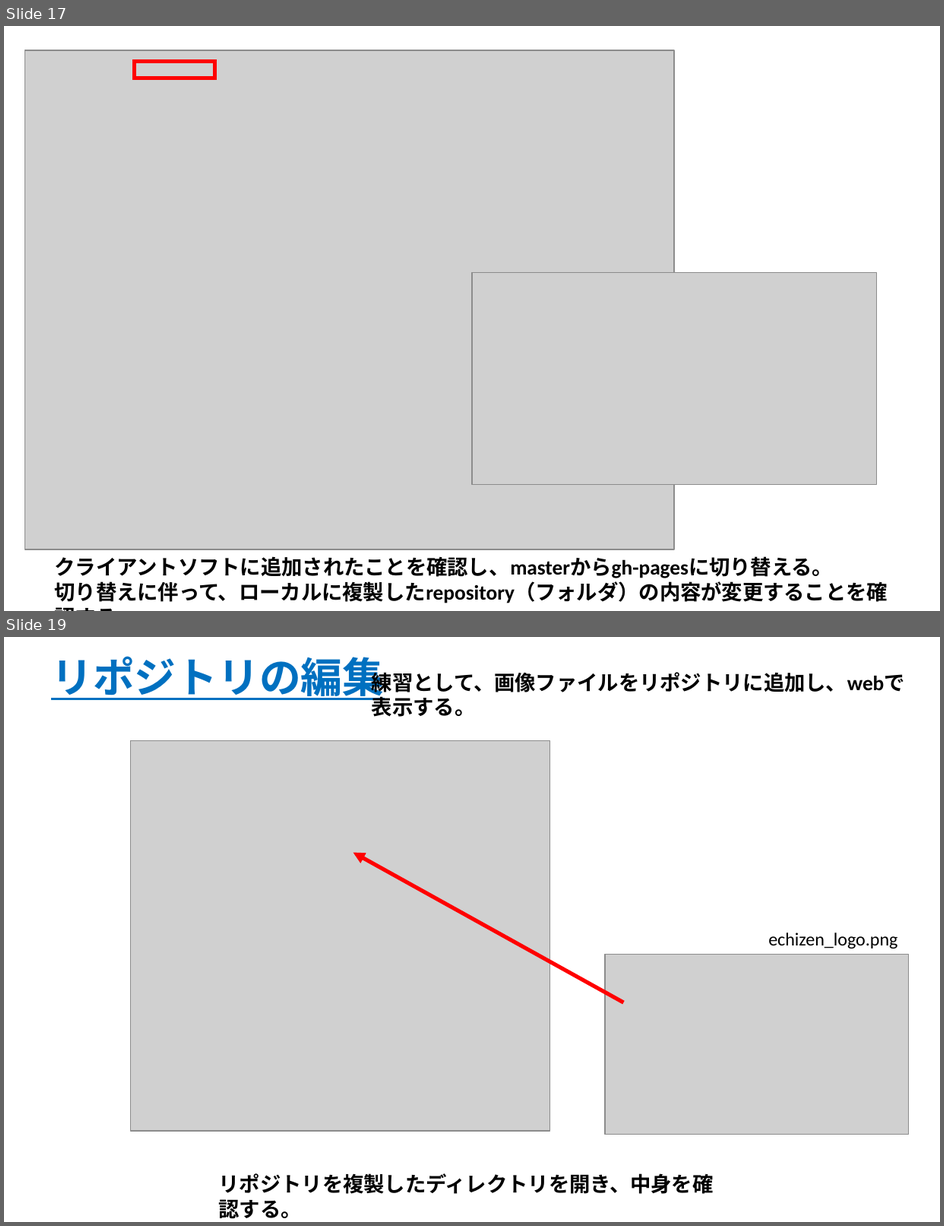
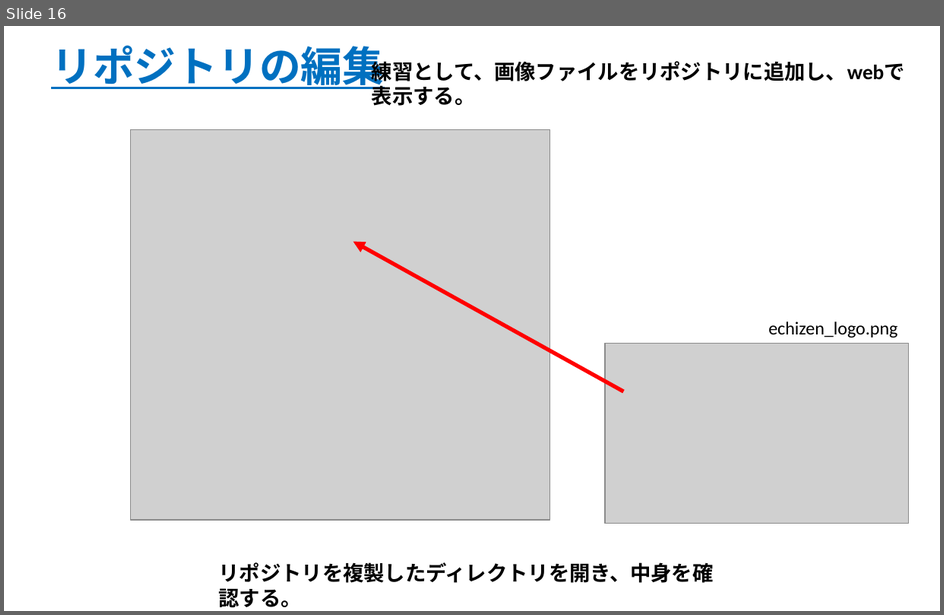
Before and after one commit to gis-oer/gis-oer, a slide deck: GISオープン教材/インターネットの活用/GitHubビギナーズマニュアル/GitHubビギナーズマニュアル.pptx. Shown one above the other, each under a label of ours: slides 17 and 19 before the commit, slide 16 after it; the slides between them are not shown. The pictures are 944x1226 and 944x615 pixels, drawn with LibreOffice and Linux fonts; fonts in the diff are those of the drawing; grey boxes stand for pictures. Boxes give left, top, right and bottom in pixels: in the first picture for what was removed or moved away, otherwise in the second. Text is boxed around its words. In the diff, an @@ line names an element or a change of style, - is before the commit and + after.

```diff
--- a/GISオープン教材/インターネットの活用/GitHubビギナーズマニュアル/GitHubビギナーズマニュアル.pptx
+++ b/GISオープン教材/インターネットの活用/GitHubビギナーズマニュアル/GitHubビギナーズマニュアル.pptx
@@ slide 17 removed at (x1=4, y1=26, x2=940, y2=611), background #FFFFFF @@
@@ picture removed at (x1=25, y1=50, x2=674, y2=550) @@
@@ rectangle removed at (x1=134, y1=62, x2=215, y2=78) @@
@@ picture removed at (x1=472, y1=273, x2=876, y2=485) @@
@@ text removed at (x1=55, y1=556, x2=889, y2=604) @@
-クライアントソフトに追加されたことを確認し、masterからgh-pagesに切り替える。
-切り替えに伴って、ローカルに複製したrepository（フォルダ）の内容が変更することを確認する。
@@ what was slide 19 is now slide 16 @@
```
Also in this commit, not shown: 10 slides changed, 2 other slides removed, 14 other files.
